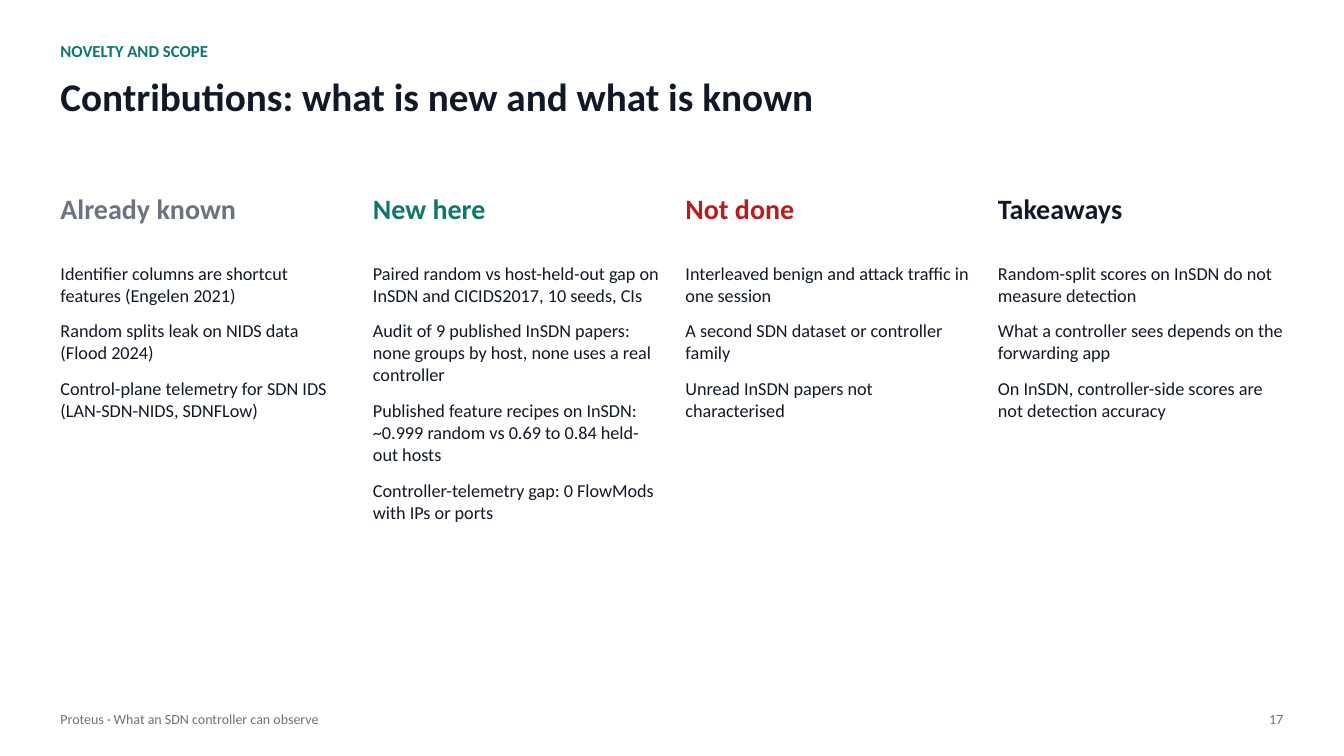
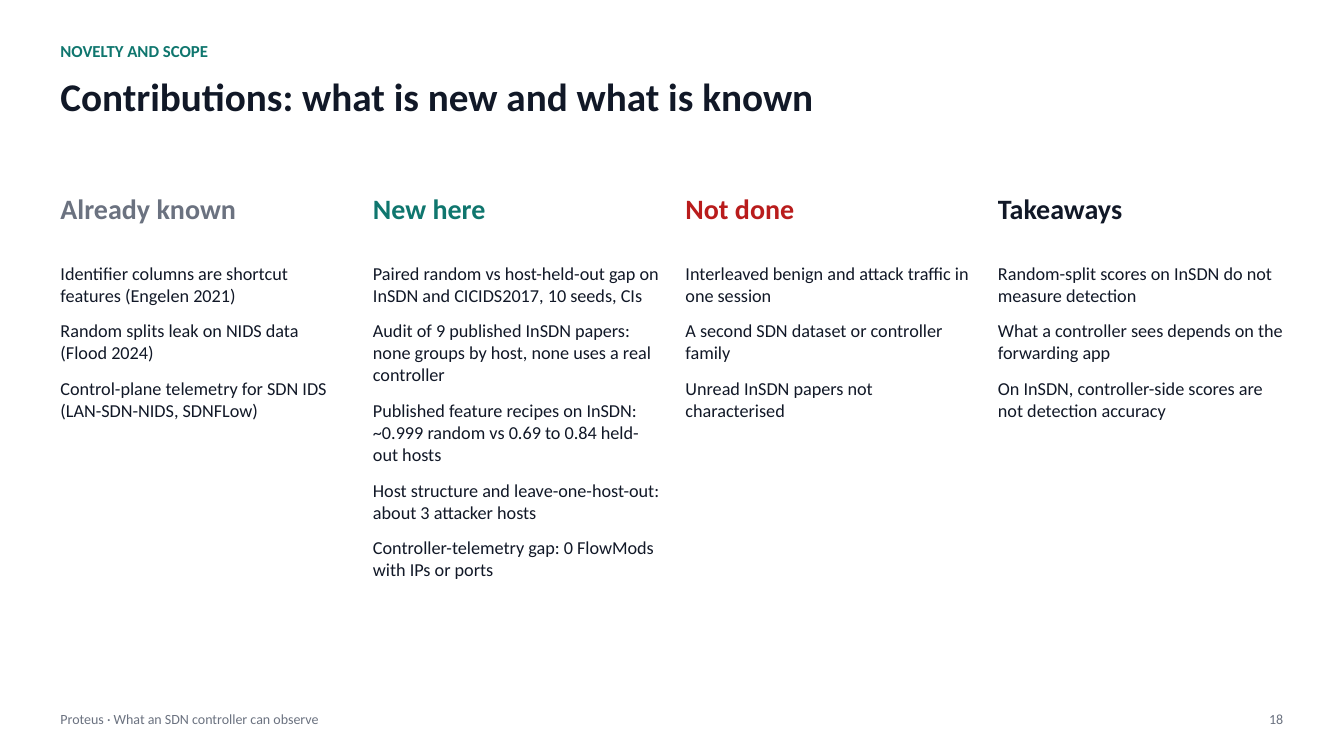
Before and after one commit to adhyan-jain/Proteus, a slide deck: slide 18 of research/insdn_controller/PRESENTATION.pptx (slide 17 before the commit). Drawn at 1344x756 pixels with LibreOffice and Linux fonts; fonts in the diff are those of the drawing. Boxes give left, top, right and bottom in pixels: in the first picture for what was removed or moved away, otherwise in the second. Text is boxed around its words. In the diff, an @@ line names an element or a change of style, - is before the commit and + after.

Commit message:
Deck: host-structure and leave-one-host-out slide, replication callout (18 slides)

```diff
--- a/research/insdn_controller/PRESENTATION.pptx
+++ b/research/insdn_controller/PRESENTATION.pptx
@@ text at [373,484,659,519]: paragraph added @@
+Host structure and leave-one-host-out: about 3 attacker hosts
@@ text at [1269,714,1283,724]: text changed @@
-17
+18
```
Also in this commit, not shown: 2 other slides changed, 1 slide added, 1 other file.
